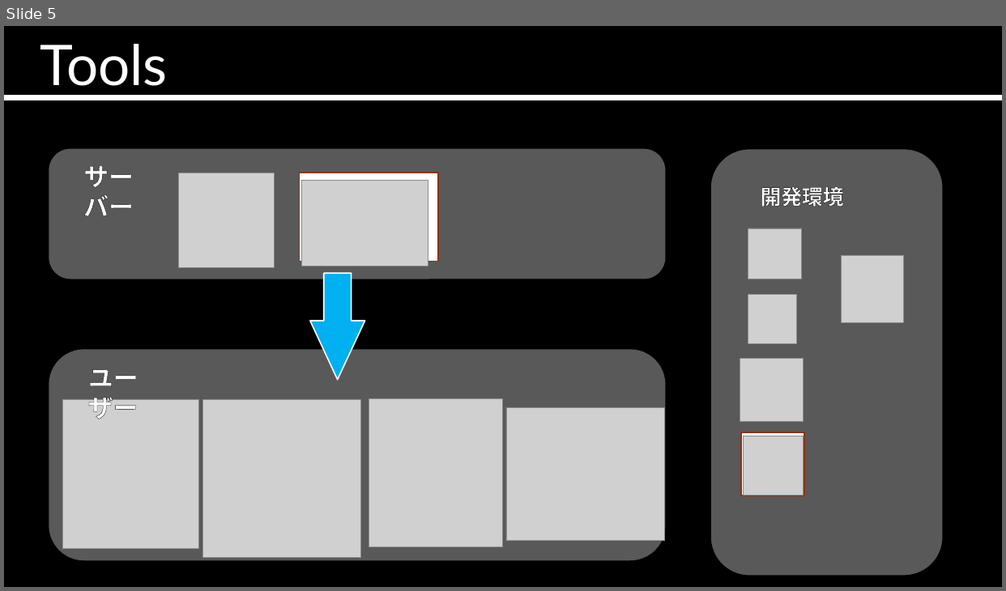
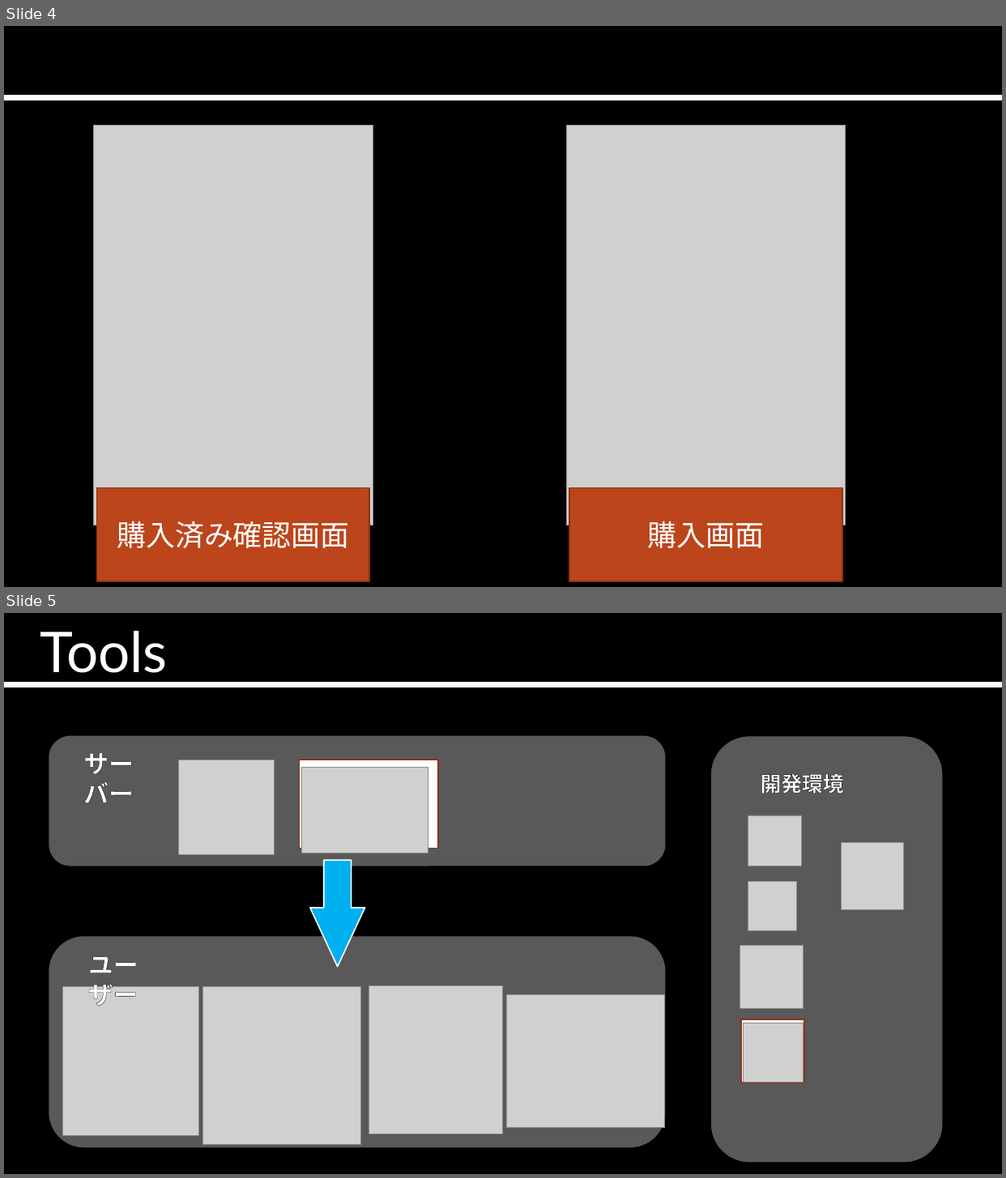
Before and after one commit to FunabikiKeisuke/Hack-U, a slide deck: powerpoint/一人に一台食券機の時代.pptx. Shown one above the other, each under a label of ours: slide 5 before the commit, slides 4 and 5 after it. The pictures are 1006x591 and 1006x1178 pixels, drawn with LibreOffice and Linux fonts; fonts in the diff are those of the drawing; grey boxes stand for pictures; background and template pictures are left out. Boxes give left, top, right and bottom in pixels: in the first picture for what was removed or moved away, otherwise in the second. Text is boxed around its words. In the diff, an @@ line names an element or a change of style, - is before the commit and + after.

```diff
--- a/powerpoint/一人に一台食券機の時代.pptx
+++ b/powerpoint/一人に一台食券機の時代.pptx
@@ slide 4 added at <box>4,26,1002,587</box>, background picture (left out); not listed: 1 template element that a slide beside it also shows @@
@@ picture added at <box>94,125,373,525</box> @@
@@ picture added at <box>566,125,846,525</box> @@
@@ rectangle added at <box>97,489,369,582</box>, fill #BC451B, outline #8B3314 1.25 pt, 28 pt, text #FFFFFF @@
+購入済み確認画面
@@ rectangle added at <box>570,489,842,582</box>, fill #BC451B, outline #8B3314 1.25 pt, 28 pt, text #FFFFFF @@
+購入画面
```
Also in this commit, not shown: 1 slide changed, 1 slide removed.
